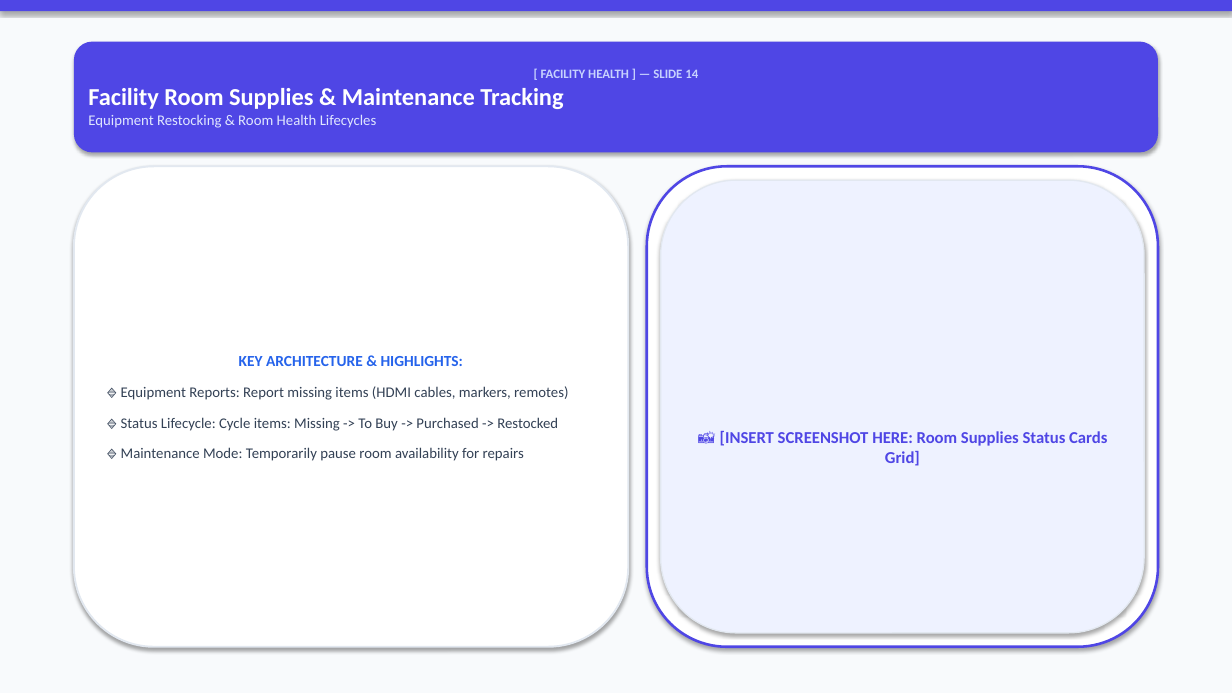
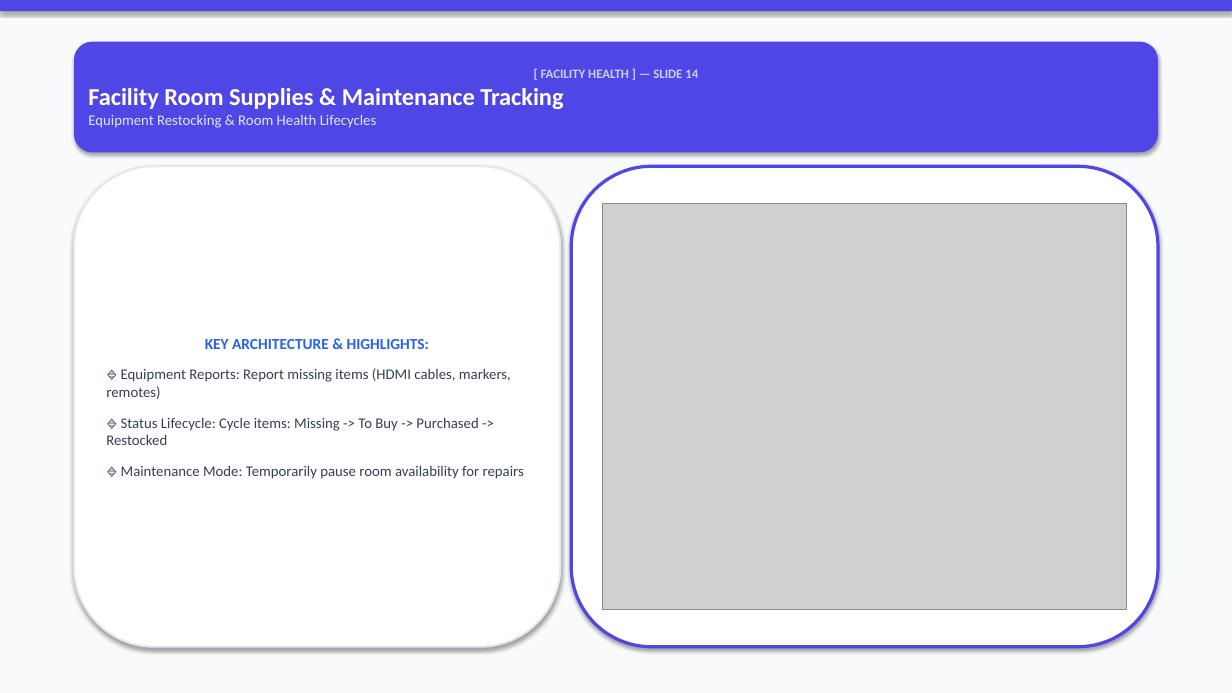
Before and after one commit to VishalMishraCSE/meeting-room-booking-system, a slide deck: slide 14 of document/PRESENTATION_DECK_SLIDES.pptx. Drawn at 1232x693 pixels with LibreOffice and Linux fonts; fonts in the diff are those of the drawing; grey boxes stand for pictures. Boxes give left, top, right and bottom in pixels: in the first picture for what was removed or moved away, otherwise in the second. Text is boxed around its words. In the diff, an @@ line names an element or a change of style, - is before the commit and + after.

```diff
--- a/document/PRESENTATION_DECK_SLIDES.pptx
+++ b/document/PRESENTATION_DECK_SLIDES.pptx
@@ rounded rectangle "KEY ARCHITECTURE & HIGHLIGHTS:": place and size @@
-rounded rectangle "KEY ARCHITECTURE & HIGHLIGHTS:" at (74, 166, 628, 647)
+rounded rectangle "KEY ARCHITECTURE & HIGHLIGHTS:" at (74, 166, 560, 647)
@@ rounded rectangle: place and size @@
-rounded rectangle at (647, 166, 1158, 647)
+rounded rectangle at (571, 166, 1158, 647)
@@ rounded rectangle at (571, 166, 1158, 647): outline #4F46E5 2 pt to #4F46E5 2.5 pt @@
@@ picture added at (603, 204, 1128, 610) @@
@@ rounded rectangle removed at (661, 180, 1144, 633) @@
-📸 [INSERT SCREENSHOT HERE: Room Supplies Status Cards Grid]
```
Also in this commit, not shown: 16 other slides changed, 53 other files.
